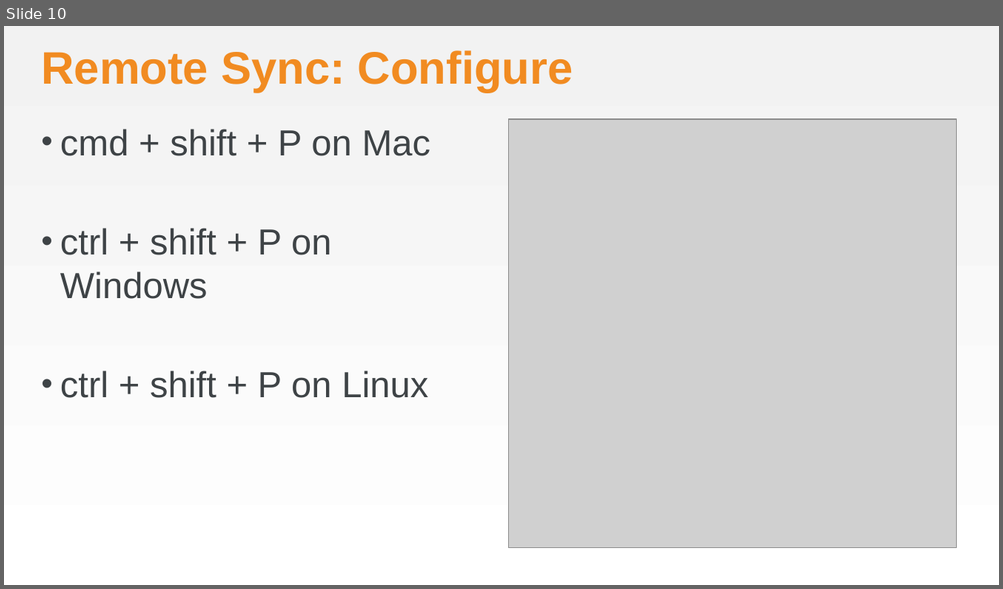
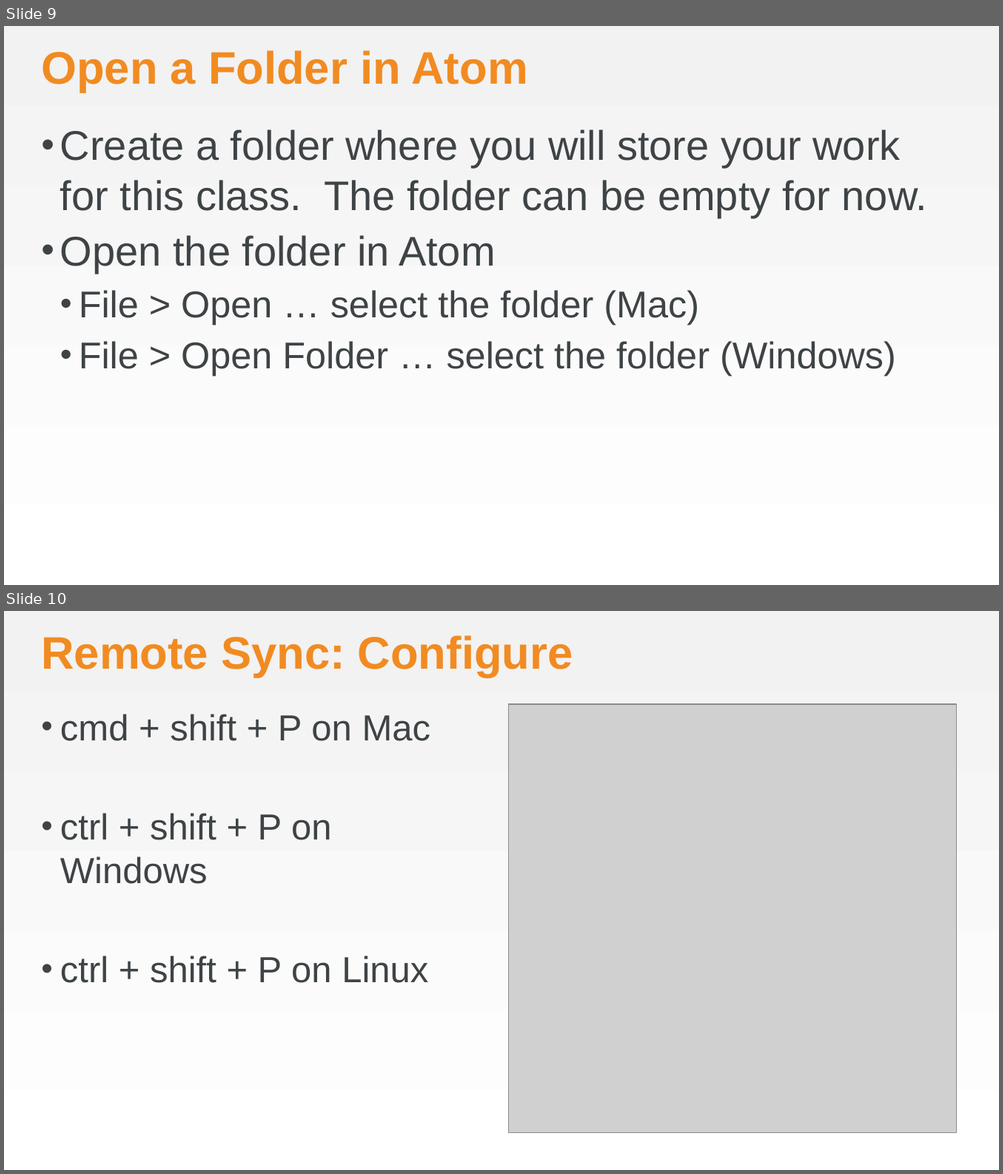
Before and after one commit to nathenharvey/chef-gilt-2014, a slide deck: Configure_Remote_Editing.pptx. Shown one above the other, each under a label of ours: slide 10 before the commit, slides 9 and 10 after it. The pictures are 1003x589 and 1003x1174 pixels, drawn with LibreOffice and Linux fonts; fonts in the diff are those of the drawing; grey boxes stand for pictures; background and template pictures are left out. Boxes give left, top, right and bottom in pixels: in the first picture for what was removed or moved away, otherwise in the second. Text is boxed around its words. In the diff, an @@ line names an element or a change of style, - is before the commit and + after.

Commit message:
Add a slide about the need for a folder
Resolves #1 - a folder is required for remote sync configuration

also adds slides for manually verifying and reloading the configuration

```diff
--- a/Configure_Remote_Editing.pptx
+++ b/Configure_Remote_Editing.pptx
@@ slide 9 added at bbox=[4, 26, 999, 585], background gradient #F2F2F2 to #FFFFFF @@
@@ title added at bbox=[41, 50, 528, 93], 44 pt, text #F18B21, bold @@
+Open a Folder in Atom
@@ text added at bbox=[60, 130, 927, 376], 40 pt, text #3E4346 @@
+• Create a folder where you will store your work for this class. The folder can be empty for now.
+• Open the folder in Atom
+  • File > Open … select the folder (Mac)
+  • File > Open Folder … select the folder (Windows)
```
Also in this commit, not shown: 2 slides changed, 2 other slides added, 1 slide removed, 1 other file.
